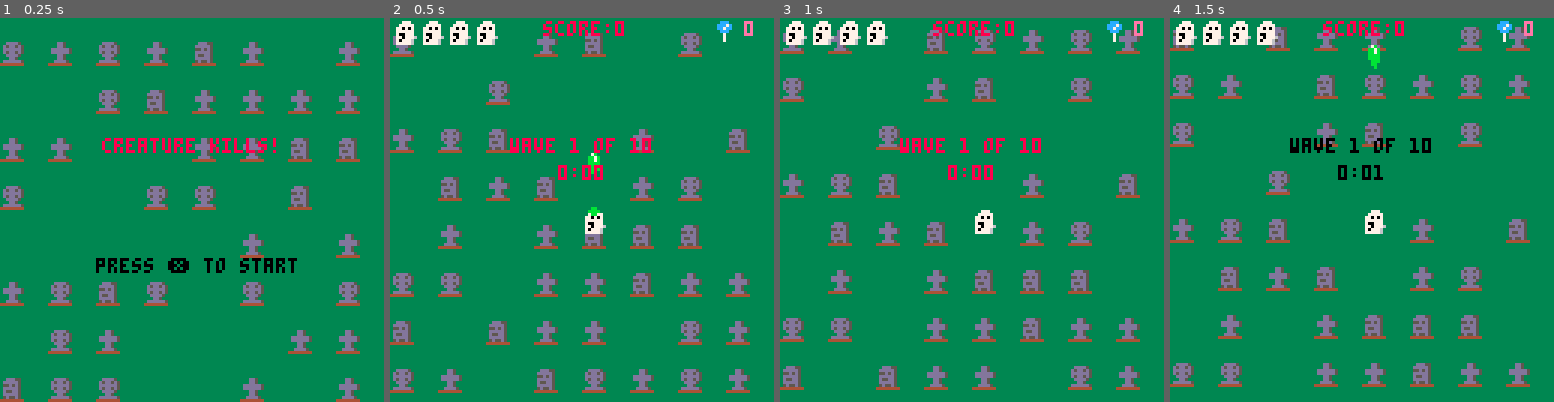
Above: before the commit, frames 1-4 (left to right).
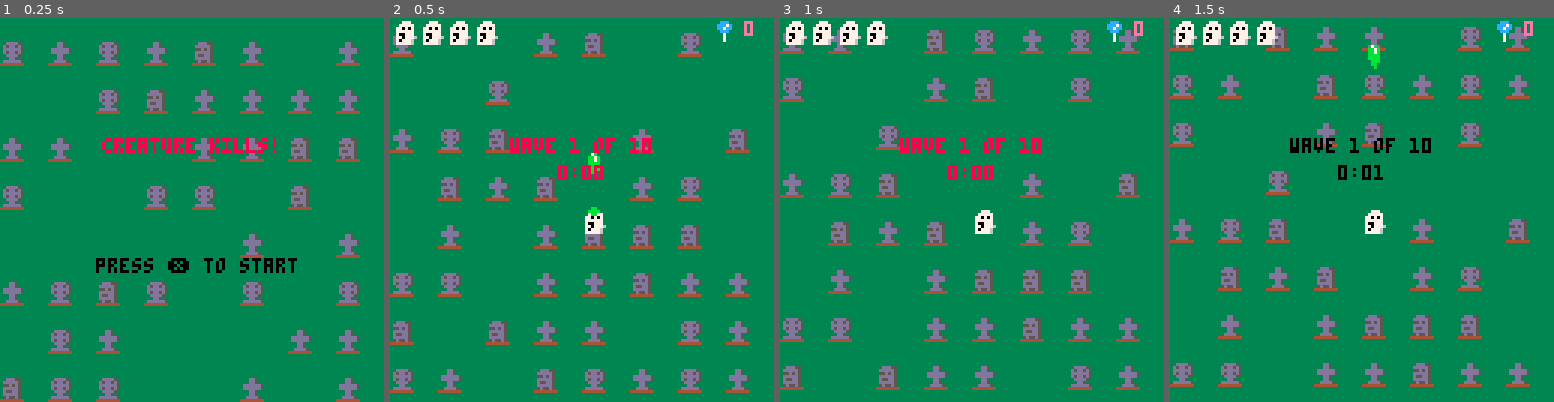
Above: after the commit, the same moments.

Repository: st0k3r/specter_deflector
Game: PICO-8 cartridge specter_deflector.p8
The game is run twice, just before and just after one commit, with the same random seed, the same clock (stepped at 60 frames per second) and the same inputs.
Inputs:
- Up to frame 1 (0.25 s): no input
- Up to frame 2 (0.5 s): tap X (X key) at 0.33 s
- Up to frame 3 (1 s): tap O (Z key) at 0.7 s
- Up to frame 4 (1.5 s): tap X (X key) at 1.07 s

Frame 1 is identical in both runs. In frame 2, 0.4% of the frame differs, in the area x 39-61%, y 0-5%; in frame 3, 0.4%; in frame 4, 0.4%.

Commit message:
Tweak high score UI

Diff:
--- a/main.lua
+++ b/main.lua
@@ -26,6 +26,8 @@
 
 	floats={}
 
+	highscore=0
+	hightime=0
 	--debug="debug"
 end
 
@@ -641,26 +643,48 @@
 --draws game over screen - called when mode is set to "over"
 function draw_over()
 	draw_game()
-	center_print("r.i.p.",64,40,8)
+	center_print("r.i.p.",64,32,8)
+	center_print("score:"..make_score(score),64,42,8)
+
+	if score>highscore then
+		center_print("new high score!",64,49,10)
+	end
+
 	if timer_seconds<10 then
-		center_print(timer_minutes..":0"..timer_seconds,64,49,blink())
+		center_print(timer_minutes..":0"..timer_seconds,64,59,blink())
 	else
-		center_print(timer_minutes..":"..timer_seconds,64,49,blink())
-	end
-	center_print("press ❎ to continue",64,80,blink())
+		center_print(timer_minutes..":"..timer_seconds,64,59,blink())
+	end
+
+	if timer_minutes*60+timer_seconds>hightime then
+		center_print("new high time!",64,66,10)
+	end
+
+	center_print("press ❎ to continue",64,76,blink())
 end
 
 --[[ draws win screen - called
 when mode is set to "win" ]]--
 function draw_win()
 	draw_game()
-	center_print("the horde is gone...for now",64,40,8)
+	center_print("the horde is gone...for now",64,32,8)
+	center_print("score:"..make_score(score),64,42,8)
+
+	if score>highscore then
+		center_print("new high score!",64,49,10)
+	end
+
 	if timer_seconds<10 then
-		center_print(timer_minutes..":0"..timer_seconds,64,49,8)
+		center_print(timer_minutes..":0"..timer_seconds,64,59,blink())
 	else
-		center_print(timer_minutes..":"..timer_seconds,64,49,8)
-	end
-	center_print("press ❎ to continue",64,80,blink())
+		center_print(timer_minutes..":"..timer_seconds,64,59,blink())
+	end
+
+	if timer_minutes*60+timer_seconds>hightime then
+		center_print("new high time!",64,66,10)
+	end
+
+	center_print("press ❎ to continue",64,76,blink())
 end
 
 --draws wave text shown at beginning of each wave
@@ -825,7 +849,9 @@
 
 --draws score
 function draw_score()
-	print("score:"..make_score(score),51,1,8)
+	if mode=="game" then
+		print("score:"..make_score(score),51,2,8)
+	end
 end
 
 --draws lives ui
